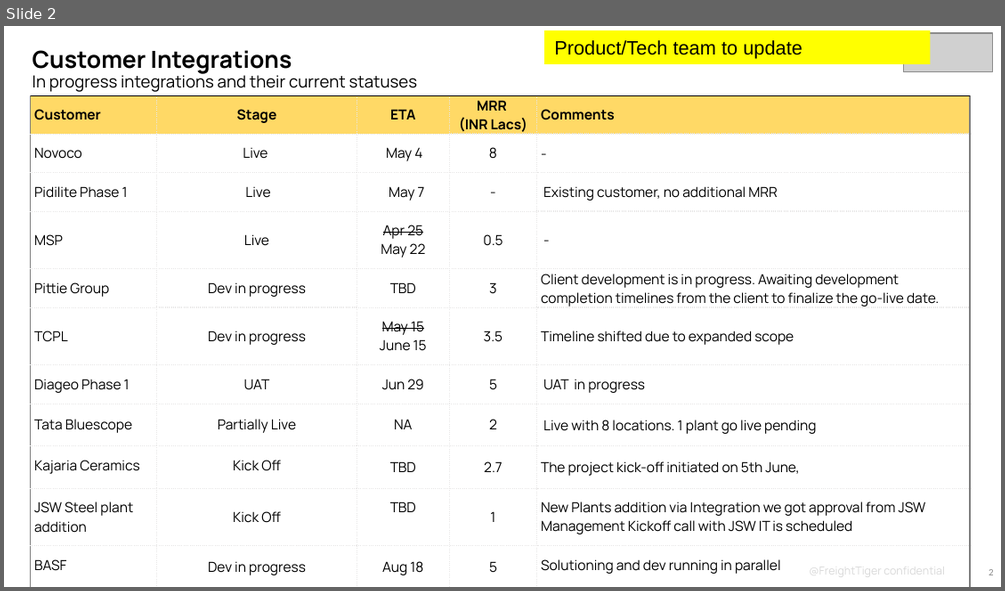
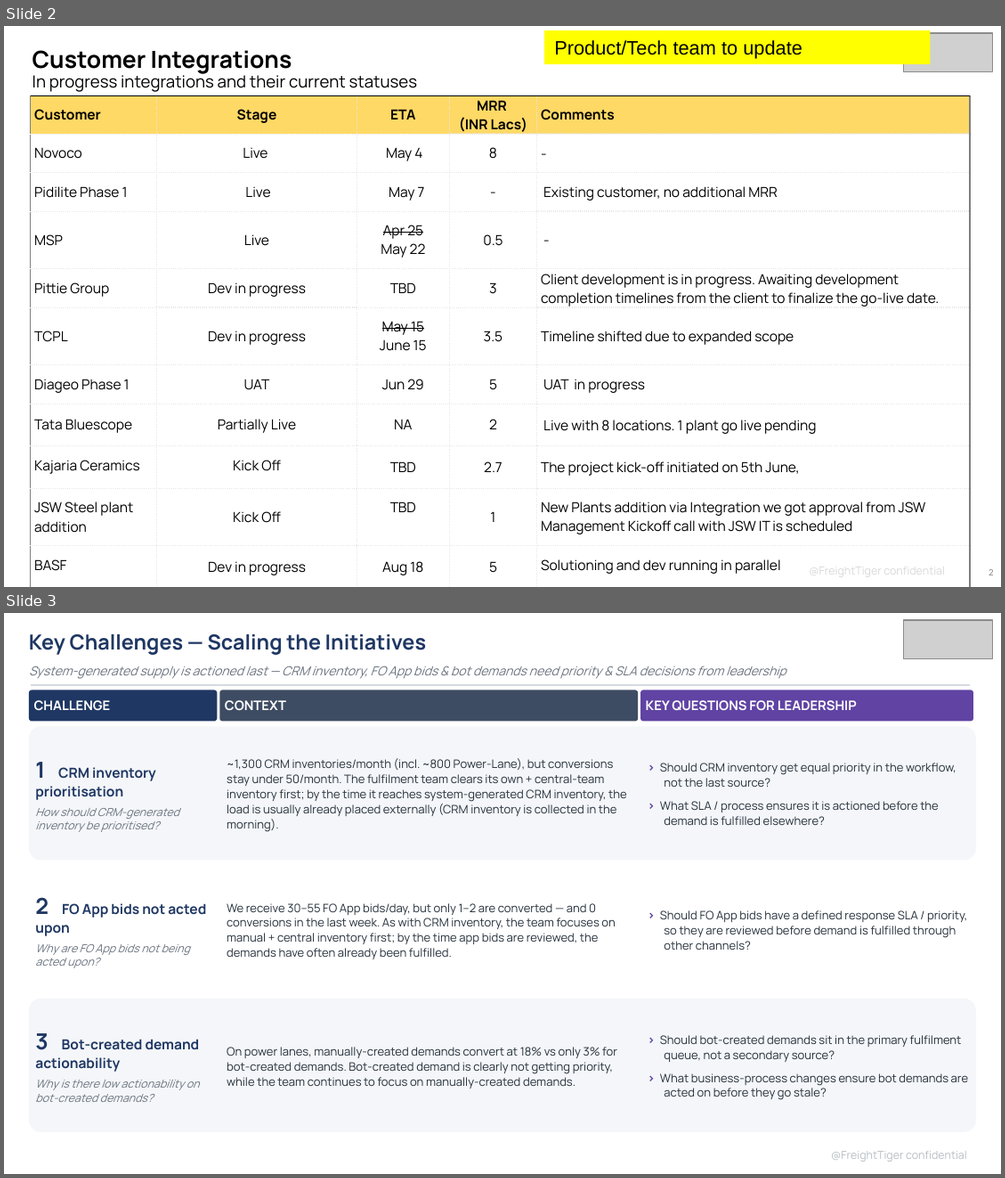
Before and after one commit to Devendra471/linear-prd-agent, a slide deck: board_review_q2_2026/TML_Review_CM_AprMayJun_2026_BoardReview.pptx. Shown one above the other, each under a label of ours: slide 2 before the commit, slides 2 and 3 after it. The pictures are 1005x591 and 1005x1178 pixels, drawn with LibreOffice and Linux fonts; fonts in the diff are those of the drawing; grey boxes stand for pictures. Boxes give left, top, right and bottom in pixels: in the first picture for what was removed or moved away, otherwise in the second. Text is boxed around its words. In the diff, an @@ line names an element or a change of style, - is before the commit and + after.

```diff
--- a/board_review_q2_2026/TML_Review_CM_AprMayJun_2026_BoardReview.pptx
+++ b/board_review_q2_2026/TML_Review_CM_AprMayJun_2026_BoardReview.pptx
@@ slide 3 added at [4,613,1001,1174], background #FFFFFF @@
@@ text added at [29,634,426,655], 15 pt, text #1F3763, bold @@
+Key Challenges — Scaling the Initiatives
@@ picture added at [903,620,993,659] @@
@@ text added at [29,666,786,679], 9 pt, text #6B7480, italic @@
+System-generated supply is actioned last — CRM inventory, FO App bids & bot demands need priority & SLA decisions from leadership
@@ rounded rectangle added at [29,690,218,721], fill #1F3763 @@
@@ line added from (31, 685) to (970, 685), #D5DAE1 1 pt @@
@@ rounded rectangle added at [219,690,638,721], fill #3E4C63 @@
@@ rounded rectangle added at [641,690,974,721], fill #6043A3 @@
@@ text added at [34,700,111,710], 9.5 pt, text #FFFFFF, bold @@
+CHALLENGE
@@ text added at [225,700,286,710], 9.5 pt, text #FFFFFF, bold @@
+CONTEXT
@@ text added at [646,700,857,710], 9.5 pt, text #FFFFFF, bold @@
+KEY QUESTIONS FOR LEADERSHIP
@@ rounded rectangle added at [29,727,976,860], fill #F4F6F9 @@
@@ text added at [35,762,179,832], 8 pt, text #6B7480, italic @@
+1 CRM inventory prioritisation
+How should CRM-generated inventory be prioritised?
@@ text added at [226,758,627,832], 8.4 pt, text #25303B @@
+~1,300 CRM inventories/month (incl. ~800 Power-Lane), but conversions stay under 50/month. The fulfilment team clears its own + central-team inventory first; by the time it reaches system-generated CRM inventory, the load is usually already placed externally (CRM inventory is collected in the morning).
@@ text added at [660,763,956,825], 8.4 pt, text #25303B @@
+› Should CRM inventory get equal priority in the workflow, not the last source?
+› What SLA / process ensures it is actioned before the demand is fulfilled elsewhere?
@@ rounded rectangle added at [29,862,976,996], fill #FFFFFF @@
@@ text added at [35,897,206,968], 8 pt, text #6B7480, italic @@
+2 FO App bids not acted upon
+Why are FO App bids not being acted upon?
@@ text added at [226,903,615,959], 8.4 pt, text #25303B @@
+We receive 30–55 FO App bids/day, but only 1–2 are converted — and 0 conversions in the last week. As with CRM inventory, the team focuses on manual + central inventory first; by the time app bids are reviewed, the demands have often already been fulfilled.
@@ text added at [660,910,967,949], 8.4 pt, text #25303B @@
+› Should FO App bids have a defined response SLA / priority, so they are reviewed before demand is fulfilled through other channels?
@@ rounded rectangle added at [29,997,976,1131], fill #F4F6F9 @@
@@ text added at [35,1033,200,1102], 8 pt, text #6B7480, italic @@
+3 Bot-created demand actionability
+Why is there low actionability on bot-created demands?
@@ text added at [660,1035,968,1100], 8.4 pt, text #25303B @@
+› Should bot-created demands sit in the primary fulfilment queue, not a secondary source?
+› What business-process changes ensure bot demands are acted on before they go stale?
@@ text added at [226,1046,617,1088], 8.4 pt, text #25303B @@
+On power lanes, manually-created demands convert at 18% vs only 3% for bot-created demands. Bot-created demand is clearly not getting priority, while the team continues to focus on manually-created demands.
@@ text added at [831,1151,967,1161], 8 pt, text #B8BEC6 @@
+@FreightTiger confidential
```
Also in this commit, not shown: 1 slide changed, 1 other slide added, 2 other files.
